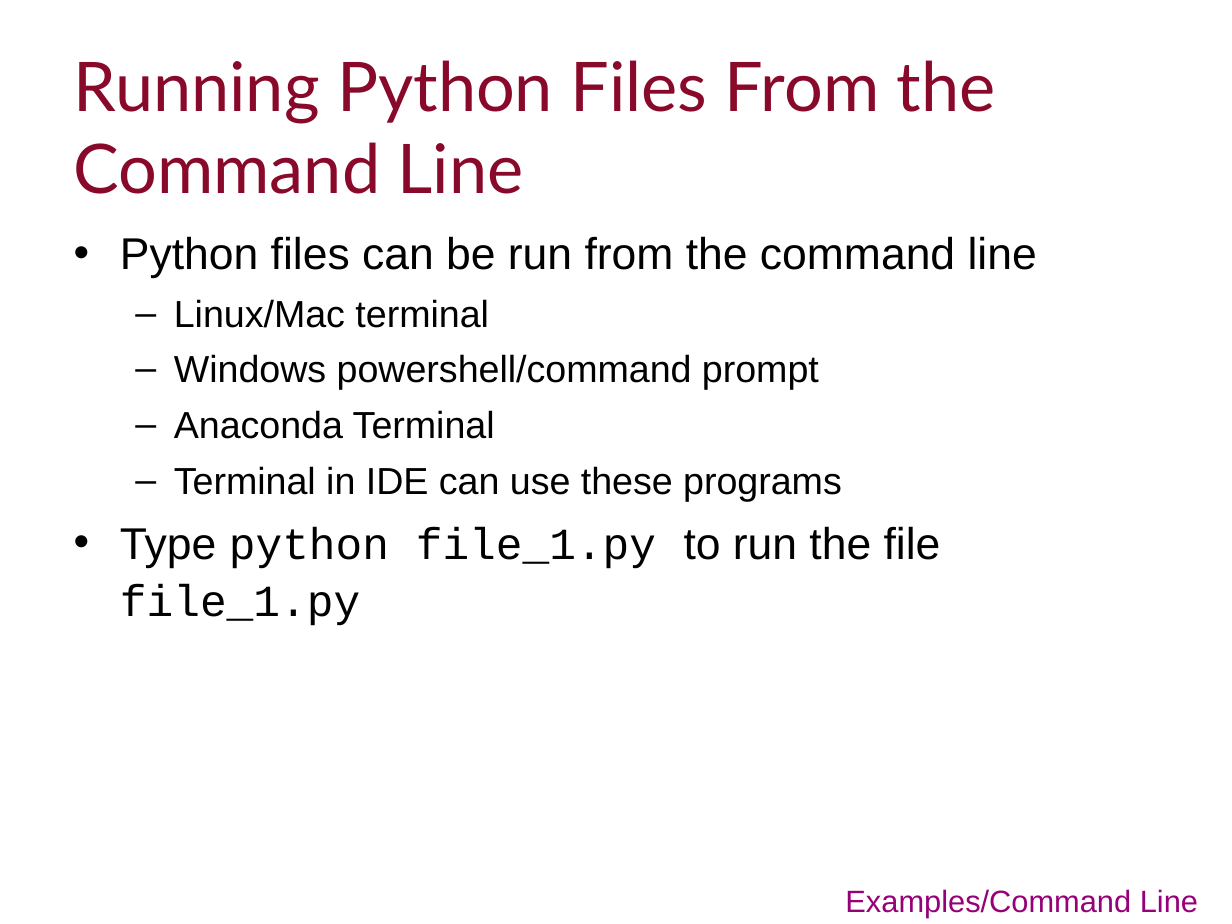
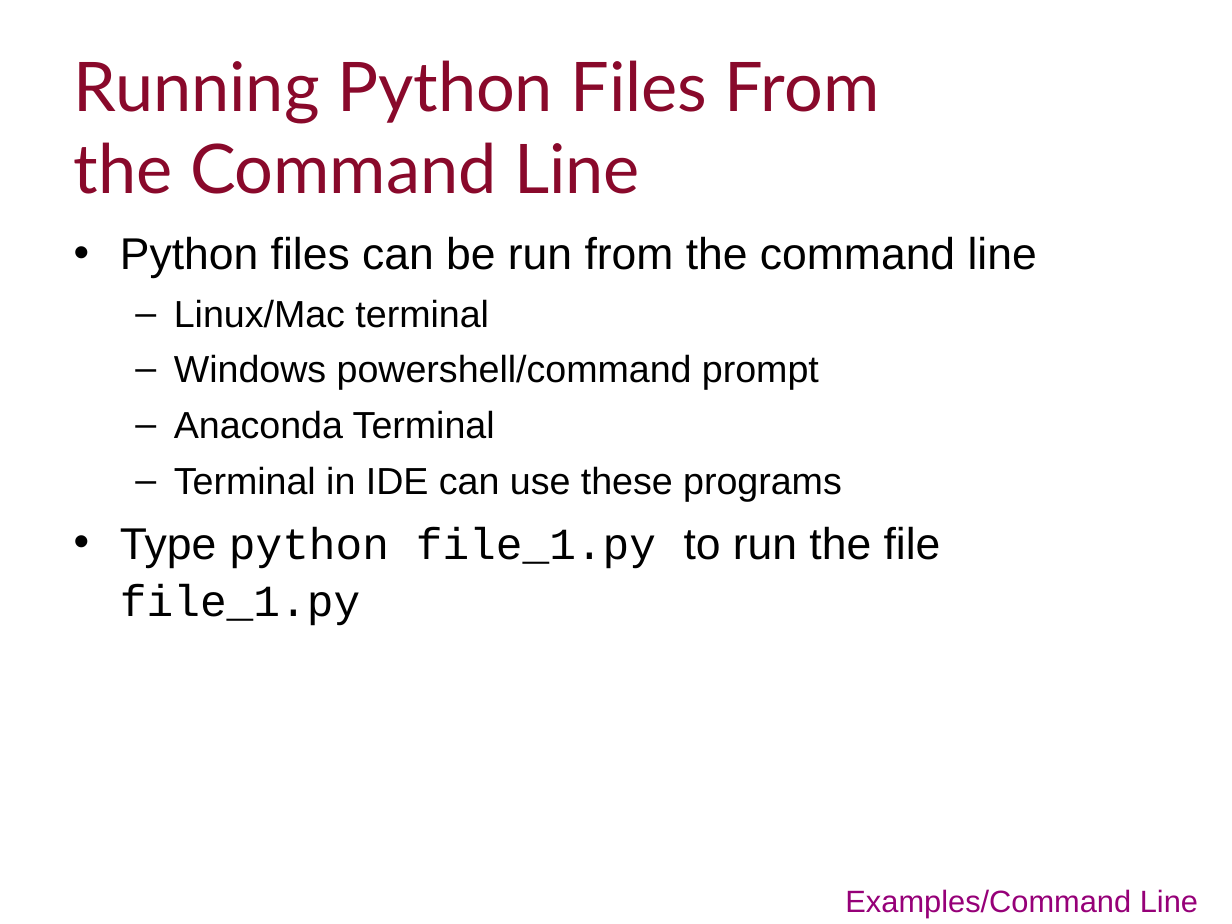
Before and after one commit to ImperialCollegeLondon/RCDS-managing-and-running-python-effectively, a slide deck: slide 23 of Managing and Running Python Effectively.pptx. Drawn at 1232x924 pixels with LibreOffice and Linux fonts; fonts in the diff are those of the drawing; background and template pictures are left out. Boxes give left, top, right and bottom in pixels: in the first picture for what was removed or moved away, otherwise in the second. Text is boxed around its words. In the diff, an @@ line names an element or a change of style, - is before the commit and + after.

```diff
--- a/Managing and Running Python Effectively.pptx
+++ b/Managing and Running Python Effectively.pptx
@@ title "Running Python Files From the ..." rewrapped from [74,60,996,194] to [74,60,879,194] @@
```
Also in this commit, not shown: 6 other slides changed.
